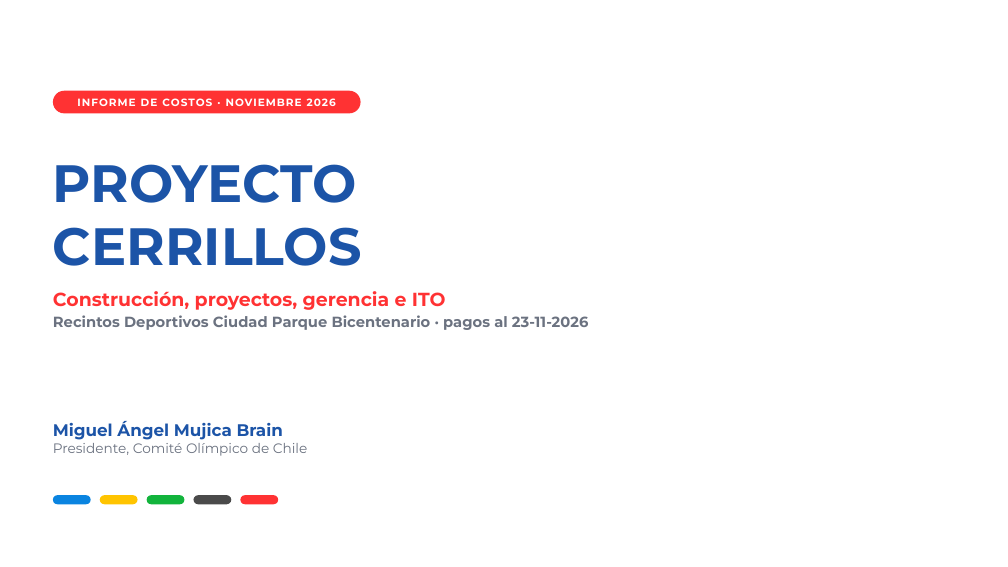
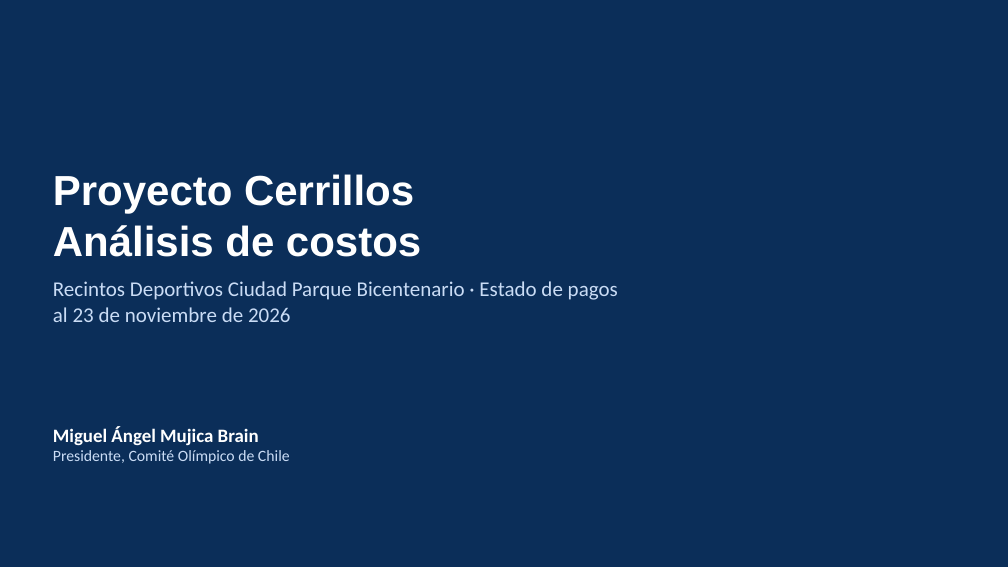
Before and after one commit to mmujicaa-prog/grit-test-app, a slide deck: slide 1 of entregables/Cerrillos_Costos_COCH.pptx. Drawn at 1008x567 pixels with LibreOffice and Linux fonts; fonts in the diff are those of the drawing; background and template pictures are left out. Boxes give left, top, right and bottom in pixels: in the first picture for what was removed or moved away, otherwise in the second. Text is boxed around its words. In the diff, an @@ line names an element or a change of style, - is before the commit and + after.

```diff
--- a/entregables/Cerrillos_Costos_COCH.pptx
+++ b/entregables/Cerrillos_Costos_COCH.pptx
@@ background #FFFFFF to #0B2E59 @@
@@ rounded rectangle removed at (x1=53, y1=91, x2=361, y2=113) @@
@@ text removed at (x1=77, y1=98, x2=336, y2=106) @@
-INFORME DE COSTOS · NOVIEMBRE 2026
@@ title at (x1=53, y1=174, x2=421, y2=257): text changed; size 50 to 40 pt; font Montserrat to Arial; text colour #1C54A7 to #FFFFFF @@
-PROYECTO
-CERRILLOS
+Proyecto Cerrillos
+Análisis de costos
@@ text at (x1=53, y1=281, x2=618, y2=322): text changed; size 14 to 20 pt; font Montserrat to Calibri; text colour #6B7280 to #CADCF5; bold off @@
-Construcción, proyectos, gerencia e ITO
-Recintos Deportivos Ciudad Parque Bicentenario · pagos al 23-11-2026
+Recintos Deportivos Ciudad Parque Bicentenario · Estado de pagos al 23 de noviembre de 2026
@@ text "Miguel Ángel Mujica Brain" at (x1=53, y1=426, x2=290, y2=464): size 16 to 18 pt, text colour #1C54A7 to #FFFFFF in "Miguel Ángel Mujica Brain"; font Montserrat to Calibri; size 13 to 15 pt, text colour #6B7280 to #CADCF5 in "Presidente, Comité Olímpico de Chile" @@
@@ rounded rectangle removed at (x1=53, y1=495, x2=91, y2=504) @@
@@ rounded rectangle removed at (x1=100, y1=495, x2=138, y2=504) @@
@@ rounded rectangle removed at (x1=147, y1=495, x2=185, y2=504) @@
@@ rounded rectangle removed at (x1=194, y1=495, x2=231, y2=504) @@
@@ rounded rectangle removed at (x1=240, y1=495, x2=278, y2=504) @@
```
Also in this commit, not shown: 13 other slides changed, 2 slides added, 1 slide removed.
